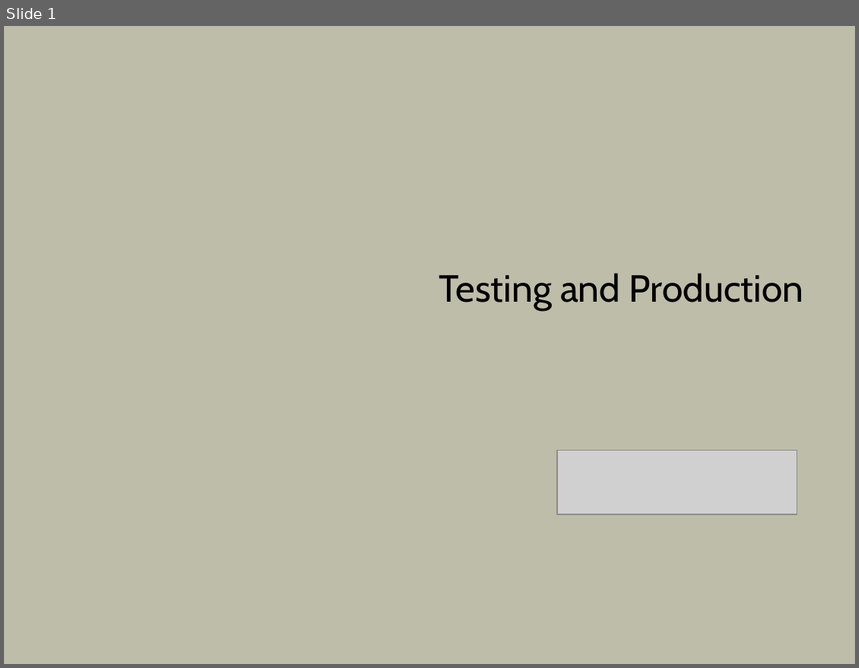
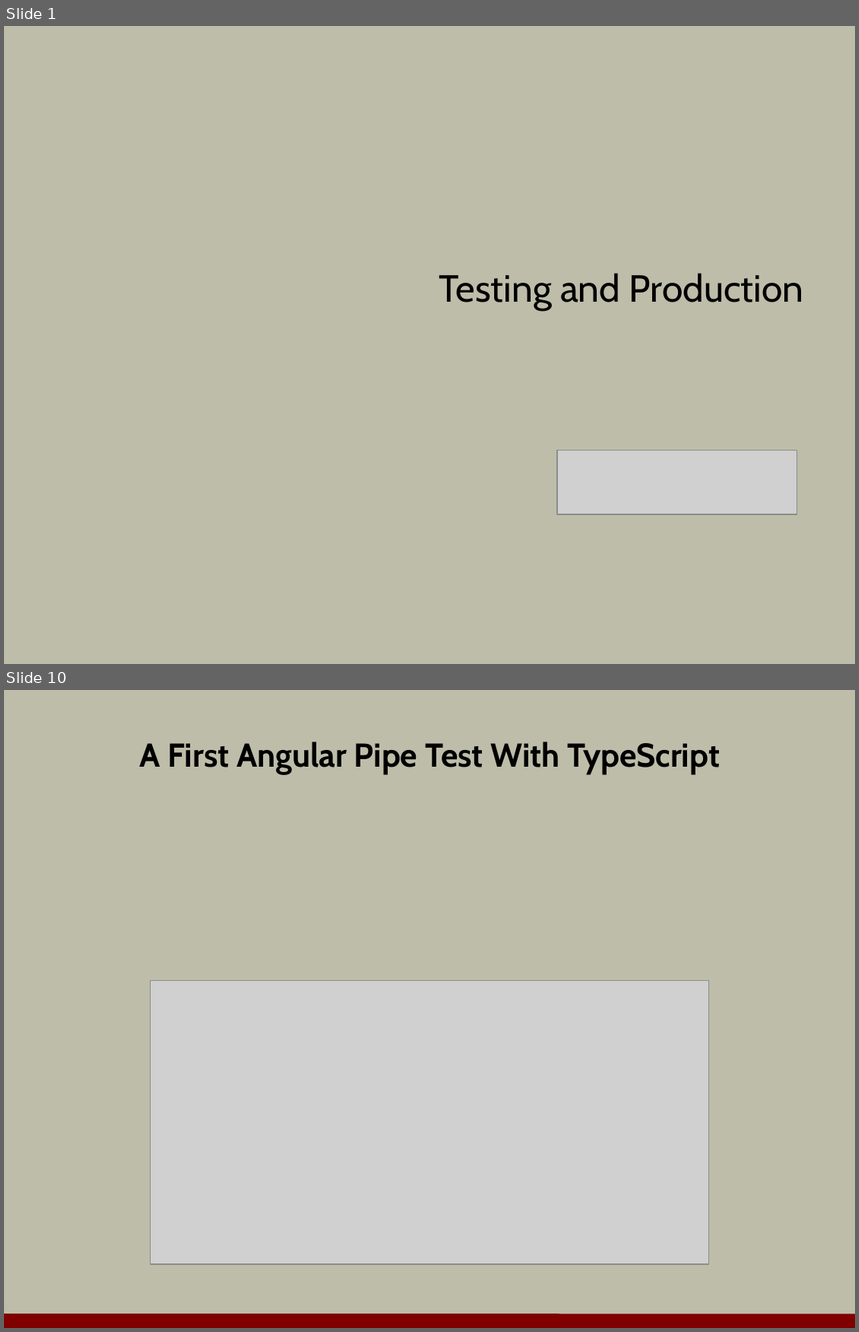
Before and after one commit to OdeToCode/classes, a slide deck: angular2/slides/08-testing.pptx. Shown one above the other, each under a label of ours: slide 1 before the commit, slides 1 and 10 after it; the slides between them are not shown. The pictures are 859x668 and 859x1332 pixels, drawn with LibreOffice and Linux fonts; fonts in the diff are those of the drawing; grey boxes stand for pictures; background and template pictures are left out. Boxes give left, top, right and bottom in pixels: in the first picture for what was removed or moved away, otherwise in the second. Text is boxed around its words. In the diff, an @@ line names an element or a change of style, - is before the commit and + after.

```diff
--- a/angular2/slides/08-testing.pptx
+++ b/angular2/slides/08-testing.pptx
@@ slide 10 added at [4,690,855,1328], background #BDBDA9 @@
@@ title added at [139,742,720,774], 28 pt, text #000000, bold @@
+A First Angular Pipe Test With TypeScript
@@ picture added at [151,981,709,1265] @@
@@ line added from (4, 1321) to (855, 1322), #800000 12 pt @@
```
Also in this commit, not shown: 1 slide changed, 13 other slides added, 9 slides removed, 1 other file.
